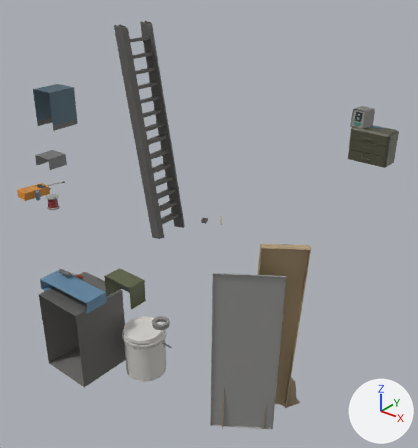
One commit to the FBX model Assets/_Assets/Models/Background/ToolsnTech.fbx: the scene before it, then after it.
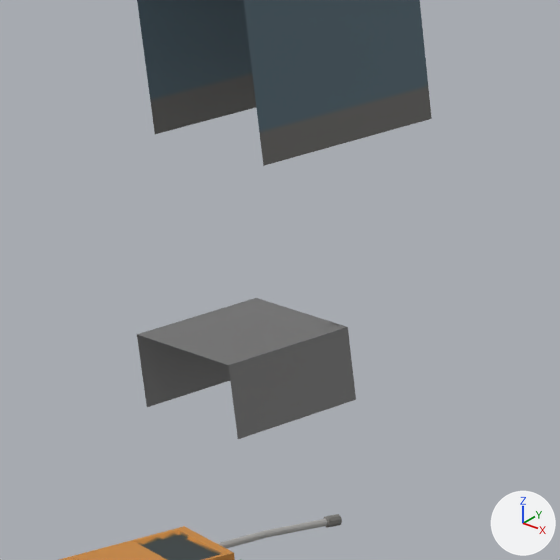
There are two pictures of each version: one whole from a camera (50 mm lens) standing at (27.6, -33.3, 25.8) and looking at (2.3, -1.6, 6.2), one close up on the part from 4% to 23% of the width and 24% to 42% of the height. Every picture has the same lights, and +X, +Y and +Z are marked at lower right. The first two pictures are the older version. Where no turn or scale is listed for an object, it has been applied to the vertices.

Names of what the first close-up shows: 'decBox.01', 'handheldRadio', 'techBox.01'.
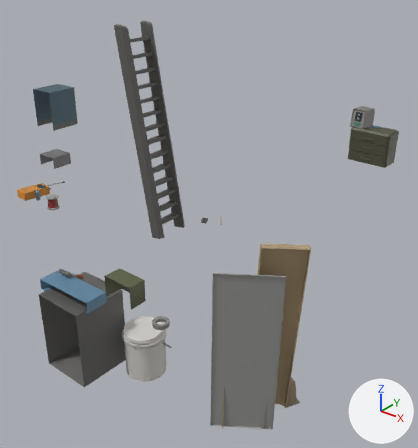
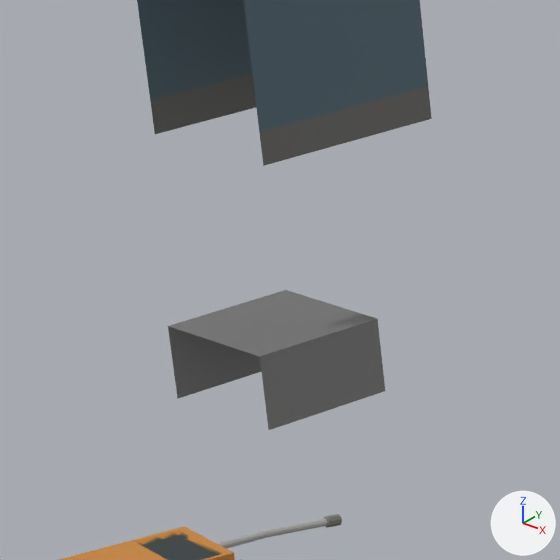
Where the change shows, as pixel boxes [x1, y1, x2, y2] in the close-ups (560 x 560 px):
'decBox.01', moved: before [137, 298, 356, 439]; after [168, 290, 385, 430]

The change, as a list of edits to the scene's bpy script:
```text
Change ob_decbox_01:
    ob_decbox_01.location: (2.88, -15.8, 15.47) -> (2.9, -15.54, 15.47)
```
